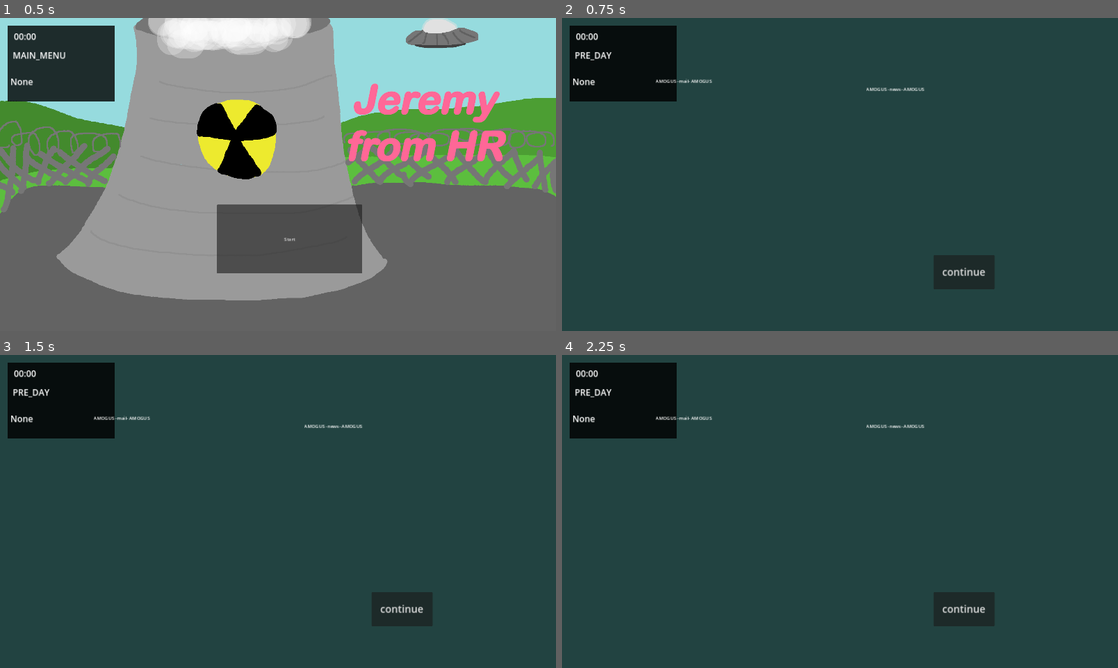
Above: before the commit, frames 1-4 (two rows, left to right).
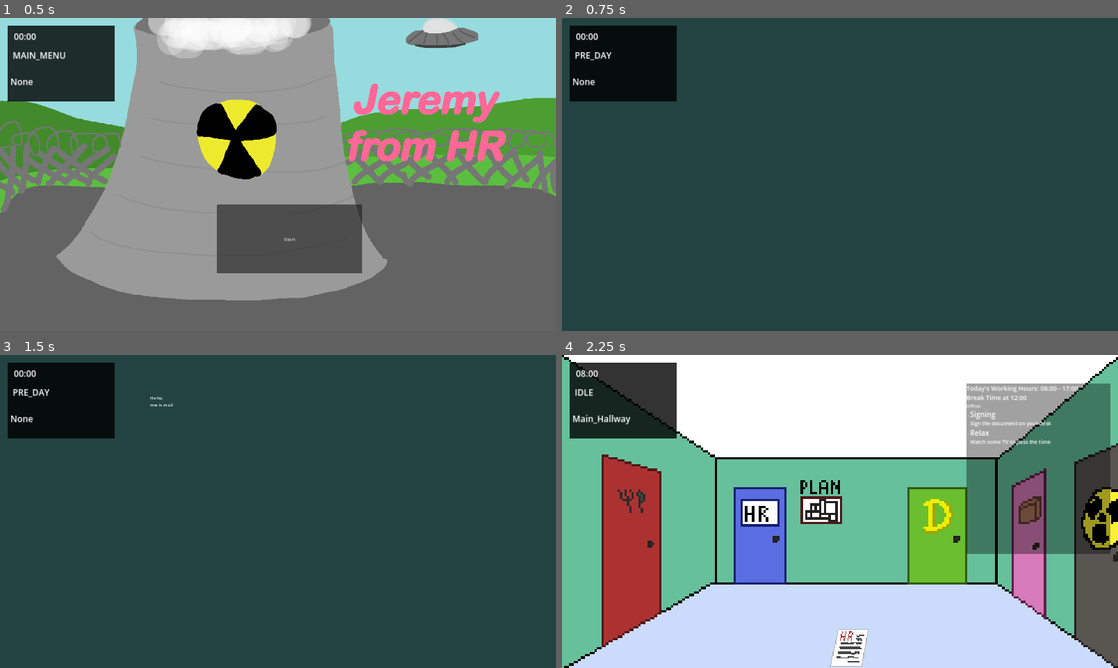
Above: after the commit, the same moments.

Repository: TheWalkingLapis/BrackeysGameJam2025_1
Game: Godot game, scene res://scenes/game_manager.tscn
The game is run twice, just before and just after one commit, with the same random seed, the same clock (stepped at 60 frames per second) and the same inputs.
Inputs (mouse positions are in pixels of both pictures, inside the frame that each line leads up to):
- Up to frame 1 (0.5 s): no input
- Up to frame 2 (0.75 s): click "Start" at 0.5 s
- Up to frame 3 (1.5 s): click (278, 511) at 1.27 s
- Up to frame 4 (2.25 s): click (840, 511) at 2.02 s

Frame 1 is identical in both runs. In frame 2, 1.3% of the frame differs, in the area x 16-78%, y 19-87%; in frame 3, 1.4%; in frame 4, 99%, in the area x 0-100%, y 0-100%.

Commit message:
moved news and mail from textmanager to ui and split into two screens

Diff:
--- a/scenes/pre_day_ui.tscn
+++ b/scenes/pre_day_ui.tscn
@@ -1,6 +1,22 @@
-[gd_scene load_steps=2 format=3 uid="uid://dd1y7r21a5ruw"]
+[gd_scene load_steps=10 format=3 uid="uid://dd1y7r21a5ruw"]
 
 [ext_resource type="Script" path="res://scripts/pre_day_ui.gd" id="1_f3k34"]
+
+[sub_resource type="StyleBoxEmpty" id="StyleBoxEmpty_ha1e3"]
+
+[sub_resource type="StyleBoxEmpty" id="StyleBoxEmpty_84waq"]
+
+[sub_resource type="StyleBoxEmpty" id="StyleBoxEmpty_2ghek"]
+
+[sub_resource type="StyleBoxEmpty" id="StyleBoxEmpty_2c282"]
+
+[sub_resource type="StyleBoxEmpty" id="StyleBoxEmpty_6d27n"]
+
+[sub_resource type="StyleBoxEmpty" id="StyleBoxEmpty_l3l8h"]
+
+[sub_resource type="StyleBoxEmpty" id="StyleBoxEmpty_fiyt3"]
+
+[sub_resource type="StyleBoxEmpty" id="StyleBoxEmpty_3l818"]
 
 [node name="PreDayUI" type="Control"]
 layout_mode = 3
@@ -11,6 +27,7 @@
 grow_vertical = 2
 mouse_filter = 2
 script = ExtResource("1_f3k34")
+newspapers = Array[Texture2D]([null, null, null, null, null, null])
 
 [node name="ColorRect" type="ColorRect" parent="."]
 layout_mode = 1
@@ -19,6 +36,7 @@
 anchor_bottom = 1.0
 grow_horizontal = 2
 grow_vertical = 2
+mouse_filter = 2
 color = Color(0.134617, 0.264385, 0.254371, 1)
 
 [node name="Mail" type="TextureRect" parent="."]
@@ -29,7 +47,18 @@
 anchor_bottom = 1.0
 grow_horizontal = 2
 grow_vertical = 2
-mouse_filter = 0
+mouse_filter = 2
+
+[node name="Mail_Text" type="RichTextLabel" parent="Mail"]
+layout_mode = 0
+offset_left = 518.0
+offset_top = 136.0
+offset_right = 1405.0
+offset_bottom = 881.0
+mouse_filter = 2
+bbcode_enabled = true
+text = "Hello,
+me is mail"
 
 [node name="News" type="TextureRect" parent="."]
 texture_filter = 1
@@ -39,4 +68,31 @@
 anchor_bottom = 1.0
 grow_horizontal = 2
 grow_vertical = 2
-mouse_filter = 0
+mouse_filter = 2
+
+[node name="News_to_Mail" type="Button" parent="."]
+layout_mode = 1
+anchors_preset = 15
+anchor_right = 1.0
+anchor_bottom = 1.0
+grow_horizontal = 2
+grow_vertical = 2
+theme_override_styles/focus = SubResource("StyleBoxEmpty_ha1e3")
+theme_override_styles/hover = SubResource("StyleBoxEmpty_84waq")
+theme_override_styles/pressed = SubResource("StyleBoxEmpty_2ghek")
+theme_override_styles/normal = SubResource("StyleBoxEmpty_2c282")
+
+[node name="Start_day" type="Button" parent="."]
+layout_mode = 1
+anchors_preset = 15
+anchor_right = 1.0
+anchor_bottom = 1.0
+grow_horizontal = 2
+grow_vertical = 2
+theme_override_styles/focus = SubResource("StyleBoxEmpty_6d27n")
+theme_override_styles/hover = SubResource("StyleBoxEmpty_l3l8h")
+theme_override_styles/pressed = SubResource("StyleBoxEmpty_fiyt3")
+theme_override_styles/normal = SubResource("StyleBoxEmpty_3l818")
+
+[connection signal="pressed" from="News_to_Mail" to="." method="_on_news_to_mail_pressed"]
+[connection signal="pressed" from="Start_day" to="." method="_on_start_day_pressed"]
--- a/scenes/text_manager.tscn
+++ b/scenes/text_manager.tscn
@@ -21,49 +21,6 @@
 grow_vertical = 2
 mouse_filter = 2
 script = ExtResource("1_0stk4")
-
-[node name="News_and_Mail" type="Control" parent="."]
-layout_mode = 1
-anchors_preset = 15
-anchor_right = 1.0
-anchor_bottom = 1.0
-grow_horizontal = 2
-grow_vertical = 2
-mouse_filter = 2
-
-[node name="News_Text" type="RichTextLabel" parent="News_and_Mail"]
-layout_mode = 0
-offset_left = 1050.0
-offset_top = 233.0
-offset_right = 1472.0
-offset_bottom = 752.0
-bbcode_enabled = true
-text = "News"
-
-[node name="Mail_Text" type="RichTextLabel" parent="News_and_Mail"]
-layout_mode = 0
-offset_left = 323.0
-offset_top = 205.0
-offset_right = 841.0
-offset_bottom = 806.0
-bbcode_enabled = true
-text = "Mail"
-
-[node name="NAM_Continue" type="Button" parent="News_and_Mail"]
-layout_mode = 1
-anchors_preset = 6
-anchor_left = 1.0
-anchor_top = 0.5
-anchor_right = 1.0
-anchor_bottom = 0.5
-offset_left = -637.0
-offset_top = 277.5
-offset_right = -426.0
-offset_bottom = 395.5
-grow_horizontal = 0
-grow_vertical = 2
-theme_override_font_sizes/font_size = 35
-text = "continue"
 
 [node name="Interaction" type="Control" parent="."]
 layout_mode = 1
@@ -114,5 +71,4 @@
 theme_override_styles/pressed = SubResource("StyleBoxEmpty_uap28")
 theme_override_styles/normal = SubResource("StyleBoxEmpty_ro7ce")
 
-[connection signal="pressed" from="News_and_Mail/NAM_Continue" to="." method="_on_nam_continue_pressed"]
 [connection signal="pressed" from="Interaction/Interaction_Box/INT_Continue" to="." method="_on_int_continue_pressed"]
--- a/scenes/ui_manager.tscn
+++ b/scenes/ui_manager.tscn
@@ -22,6 +22,7 @@
 
 [node name="PreDayUI" parent="." instance=ExtResource("3_qn1de")]
 layout_mode = 1
+newspapers = null
 
 [node name="DebugUI" parent="." instance=ExtResource("3_ohgwp")]
 layout_mode = 1
--- a/scripts/game_manager.gd
+++ b/scripts/game_manager.gd
@@ -38,11 +38,11 @@
 ## Called before start_day to display news and mail w.o. waisting time
 func pre_start_day(day):
 	gameState = GameState.PRE_DAY
-	ui_manager.to_pre_day()
-	text_manager.display_news_and_mail(day)
+	ui_manager.to_pre_day(day)
 	allow_interaction = true
 
-func start_day(day):
+func start_day():
+	var day = current_day
 	gameState = GameState.IDLE
 	time_manager.start_day(day)
 	room_manager.setup_day(day)
@@ -56,12 +56,6 @@
 	gameState = GameState.IN_TASK
 
 func _on_text_continue(force):
-	if !force:
-		match gameState:
-			GameState.PRE_DAY:
-				start_day(current_day)
-			GameState.IDLE:
-				print("Text done")
 	if !time_manager.break_active:
 		allow_interaction = true
 
--- a/scripts/pre_day_ui.gd
+++ b/scripts/pre_day_ui.gd
@@ -1 +1,27 @@
 extends Control
+
+@export var newspapers: Array[Texture2D]
+
+@onready var mail: TextureRect = $Mail
+@onready var mail_txt: RichTextLabel = $Mail/Mail_Text
+@onready var news: TextureRect = $News
+
+@onready var news_continue_button: Button = $News_to_Mail
+@onready var mail_continue_button: Button = $Start_day
+
+func day(day):
+	news.texture = newspapers[day]
+	news.visible = true
+	news_continue_button.visible = true
+	mail.visible = false
+	mail_continue_button.visible = false
+
+func _on_news_to_mail_pressed():
+	news.visible = false
+	news_continue_button.visible = false
+	mail.visible = true
+	mail_continue_button.visible = true
+
+
+func _on_start_day_pressed():
+	Global.game_manager.start_day()
--- a/scripts/text_manager.gd
+++ b/scripts/text_manager.gd
@@ -4,24 +4,12 @@
 signal text_in_progress()
 signal finished_text(force: bool)
 
-@onready var news_and_mail = $News_and_Mail
-@onready var mail_text = $News_and_Mail/Mail_Text
-@onready var news_text = $News_and_Mail/News_Text
-@onready var news_mail_continue_button = $News_and_Mail/NAM_Continue
-
 @onready var interaction = $Interaction
 @onready var interaction_text = $Interaction/Interaction_Box/Interaction_Text
 @onready var interaction_continue_button = $Interaction/Interaction_Box/INT_Continue
 
 func _ready():
-	news_and_mail.visible = false
 	interaction.visible = false
-
-func display_news_and_mail(day):
-	text_in_progress.emit()
-	news_and_mail.visible = true
-	mail_text.text = "AMOGUS -mail- AMOGUS"
-	news_text.text = "AMOGUS -news- AMOGUS"
 
 func display_interaction_text(text):
 	text_in_progress.emit()
@@ -29,13 +17,8 @@
 	interaction_text.text = text
 
 func clear_text():
-	news_and_mail.visible = false
 	interaction.visible = false
 	finished_text.emit(true)
-
-func _on_nam_continue_pressed():
-	news_and_mail.visible = false
-	finished_text.emit(false)
 
 func _on_int_continue_pressed():
 	interaction.visible = false
--- a/scripts/ui_manager.gd
+++ b/scripts/ui_manager.gd
@@ -11,8 +11,9 @@
 	disable_all()
 	mainMenu.visible = true
 
-func to_pre_day():
+func to_pre_day(day):
 	disable_all()
+	preDayUI.day(day)
 	preDayUI.visible = true
 
 func to_day():
